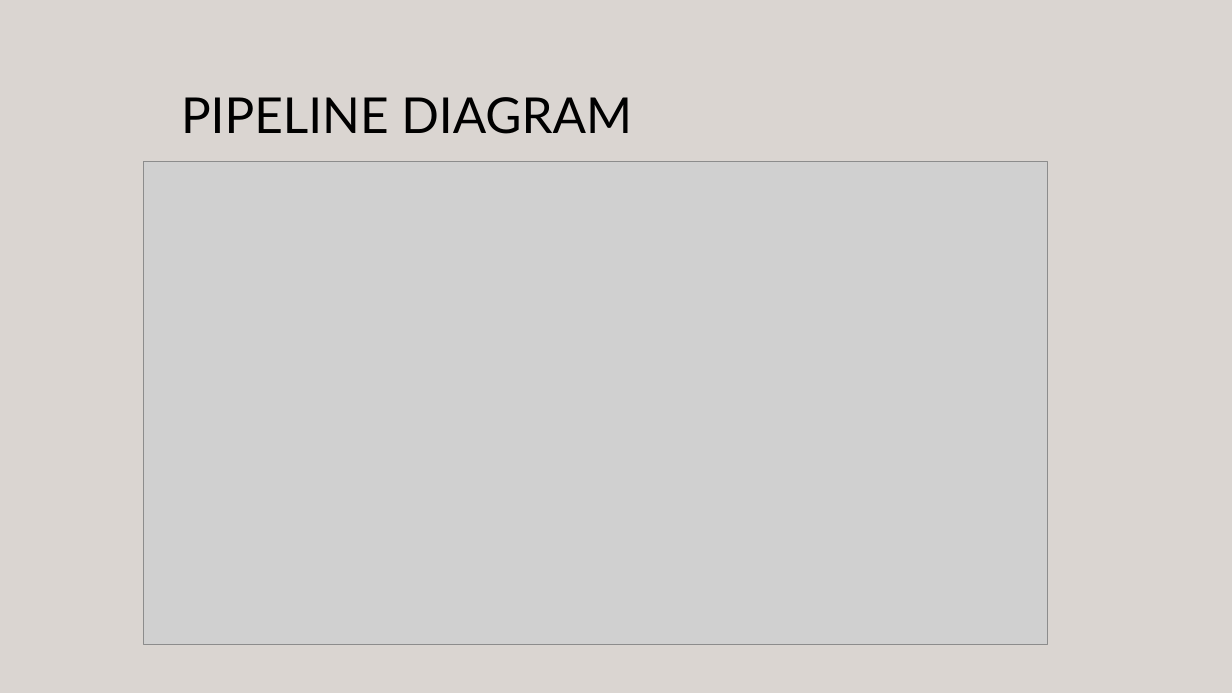
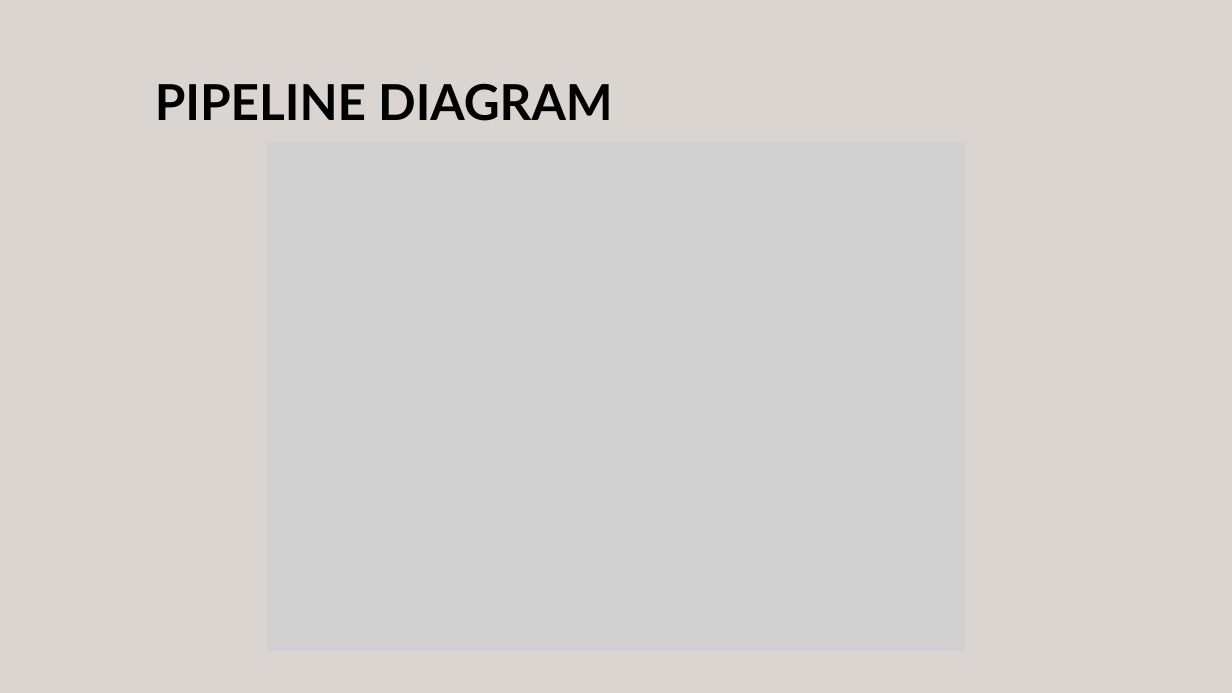
Before and after one commit to AjayDas-M/Star-Galaxy-Classifier-Using-Deep-Learning, a slide deck: slide 29 of docs/Star-Galaxy classification ppt.pptx (slide 30 before the commit). Drawn at 1232x693 pixels with LibreOffice and Linux fonts; fonts in the diff are those of the drawing; grey boxes stand for pictures. Boxes give left, top, right and bottom in pixels: in the first picture for what was removed or moved away, otherwise in the second. Text is boxed around its words. In the diff, an @@ line names an element or a change of style, - is before the commit and + after.

```diff
--- a/docs/Star-Galaxy classification ppt.pptx
+++ b/docs/Star-Galaxy classification ppt.pptx
@@ text "PIPELINE DIAGRAM": place and size @@
-text "PIPELINE DIAGRAM" at (181,97,632,134)
+text "PIPELINE DIAGRAM" at (155,83,613,121)
@@ text "PIPELINE DIAGRAM" at (155,83,613,121): bold on @@
@@ picture: place and size @@
-picture at (144,161,1047,644)
+picture at (267,142,965,650)
```
Also in this commit, not shown: 17 other slides changed, 4 slides added, 1 slide removed, 6 other files.
